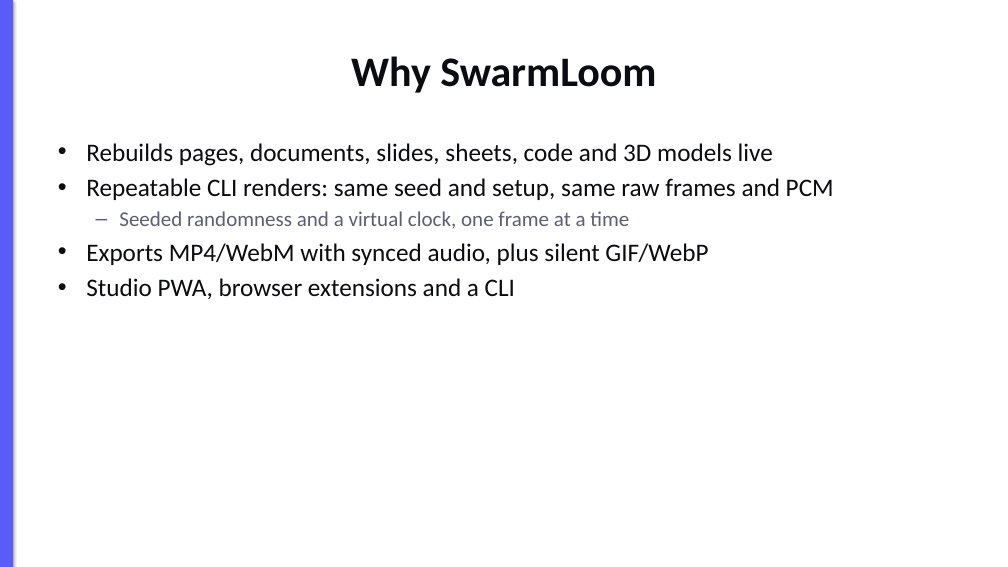
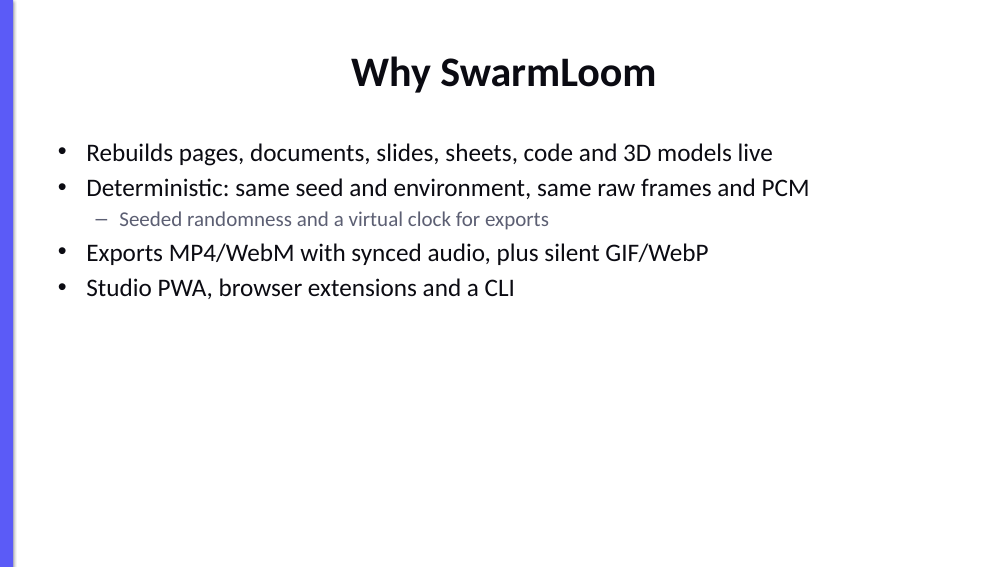
Before and after one commit to Boulea7/swarmloom, a slide deck: slide 2 of examples/slides/pitch.pptx. Drawn at 1008x567 pixels with LibreOffice and Linux fonts; fonts in the diff are those of the drawing. Boxes give left, top, right and bottom in pixels: in the first picture for what was removed or moved away, otherwise in the second. Text is boxed around its words. In the diff, an @@ line names an element or a change of style, - is before the commit and + after.

```diff
--- a/examples/slides/pitch.pptx
+++ b/examples/slides/pitch.pptx
@@ text at (86,178,810,230): text changed @@
-• Repeatable CLI renders: same seed and setup, same raw frames and PCM
-  – Seeded randomness and a virtual clock, one frame at a time
+• Deterministic: same seed and environment, same raw frames and PCM
+  – Seeded randomness and a virtual clock for exports
```
Also in this commit, not shown: 2 other slides changed, 1 slide added, 1 slide removed, 1 other file.
